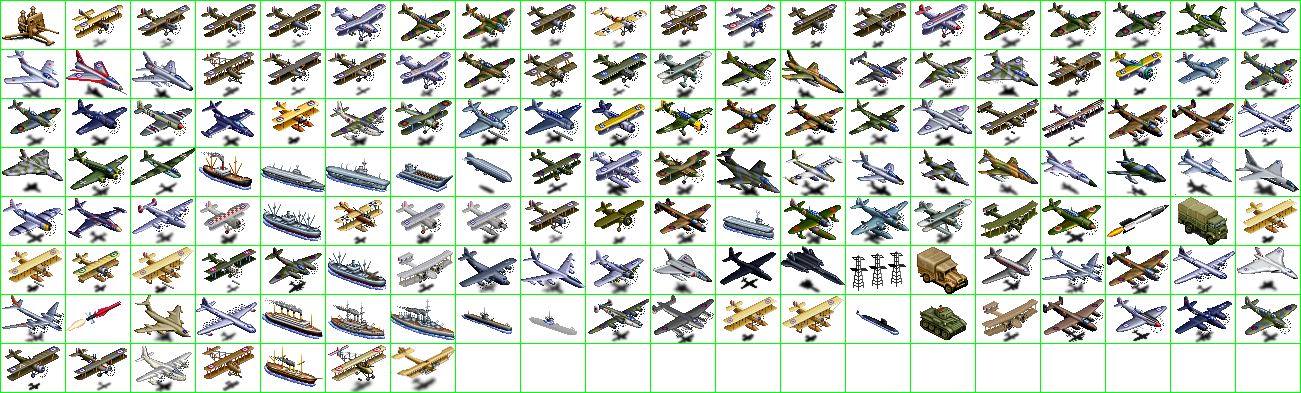
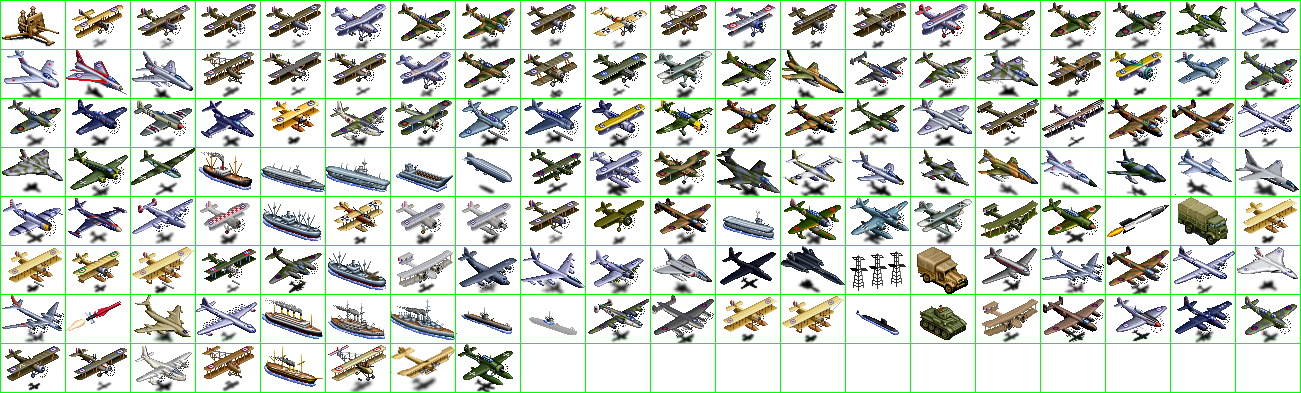
Comparing the layer stacks of the two 1301 x 393 images. Changes:
painted on "units" over [456, 333, 513, 392]
